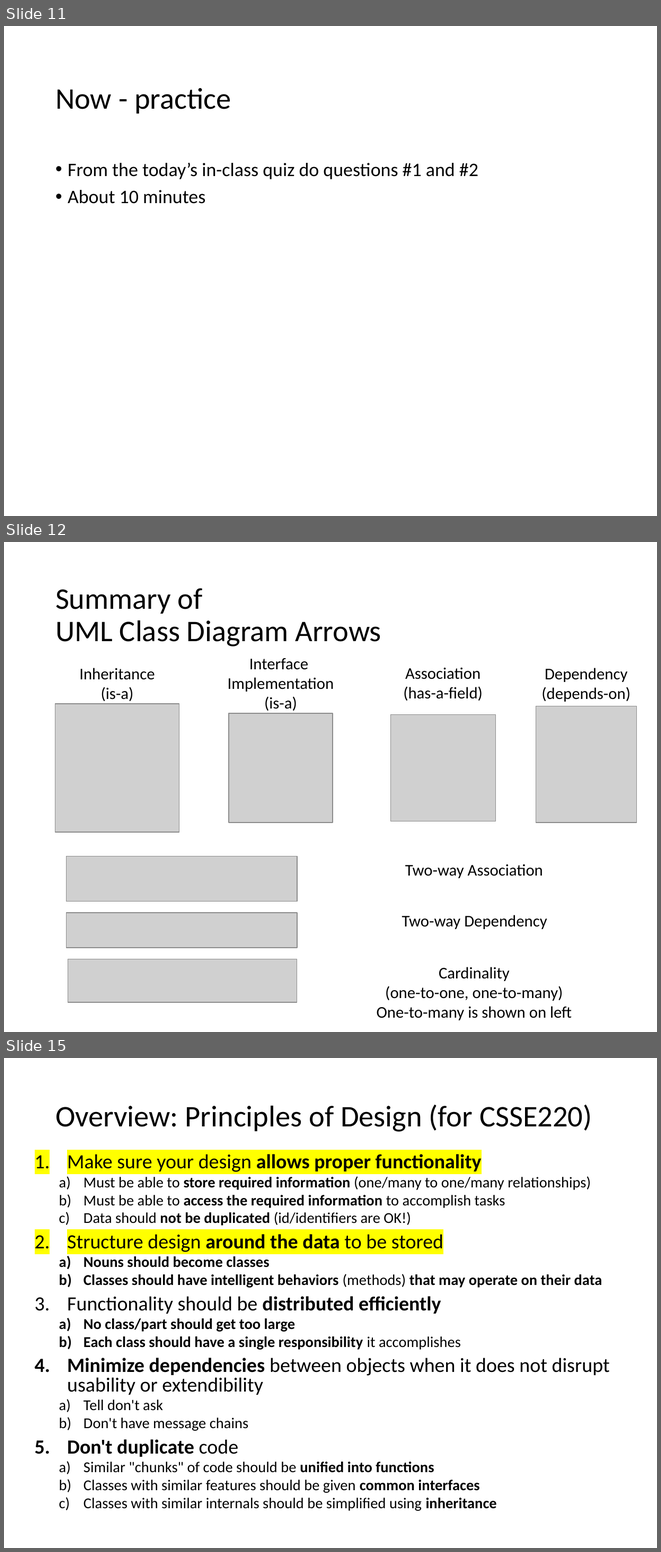
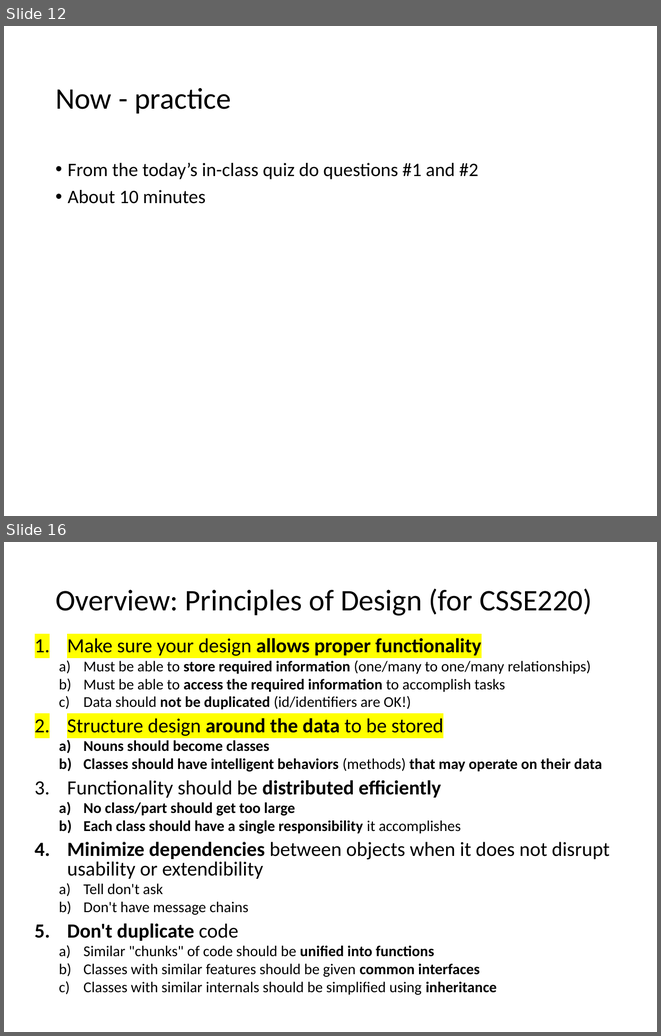
Before and after one commit to RHIT-CSSE/csse220, a slide deck: ClassMaterials/SETechniques/Slides/SoftwareEngineeringTechniques.pptx. Shown one above the other, each under a label of ours: slides 11, 12 and 15 before the commit, slides 12 and 16 after it; the slides between them are not shown. The pictures are 661x1552 and 661x1036 pixels, drawn with LibreOffice and Linux fonts; fonts in the diff are those of the drawing; grey boxes stand for pictures. Boxes give left, top, right and bottom in pixels: in the first picture for what was removed or moved away, otherwise in the second. Text is boxed around its words. In the diff, an @@ line names an element or a change of style, - is before the commit and + after.

```diff
--- a/ClassMaterials/SETechniques/Slides/SoftwareEngineeringTechniques.pptx
+++ b/ClassMaterials/SETechniques/Slides/SoftwareEngineeringTechniques.pptx
@@ slide 12 removed at box(4, 542, 657, 1032), background #FFFFFF @@
@@ title removed at box(55, 588, 381, 646) @@
-Summary of
-UML Class Diagram Arrows
@@ text removed at box(79, 668, 155, 701) @@
-Inheritance
-(is-a)
@@ text removed at box(228, 658, 334, 711) @@
-Interface
-Implementation
-(is-a)
@@ text removed at box(403, 667, 483, 700) @@
-Association
-(has-a-field)
@@ text removed at box(541, 668, 630, 702) @@
-Dependency
-(depends-on)
@@ picture removed at box(55, 704, 179, 832) @@
@@ picture removed at box(229, 713, 333, 822) @@
@@ picture removed at box(390, 714, 496, 821) @@
@@ picture removed at box(536, 706, 636, 822) @@
@@ picture removed at box(66, 856, 297, 901) @@
@@ text removed at box(405, 864, 543, 878) @@
-Two-way Association
@@ picture removed at box(66, 912, 297, 947) @@
@@ text removed at box(402, 915, 547, 929) @@
-Two-way Dependency
@@ picture removed at box(68, 959, 297, 1002) @@
@@ text removed at box(377, 967, 572, 1020) @@
-Cardinality
-(one-to-one, one-to-many)
-One-to-many is shown on left
@@ what was slide 11 is now slide 12 @@
@@ what was slide 15 is now slide 16 @@
```
Also in this commit, not shown: 5 slides changed, 3 slides added, 2 other slides removed.
